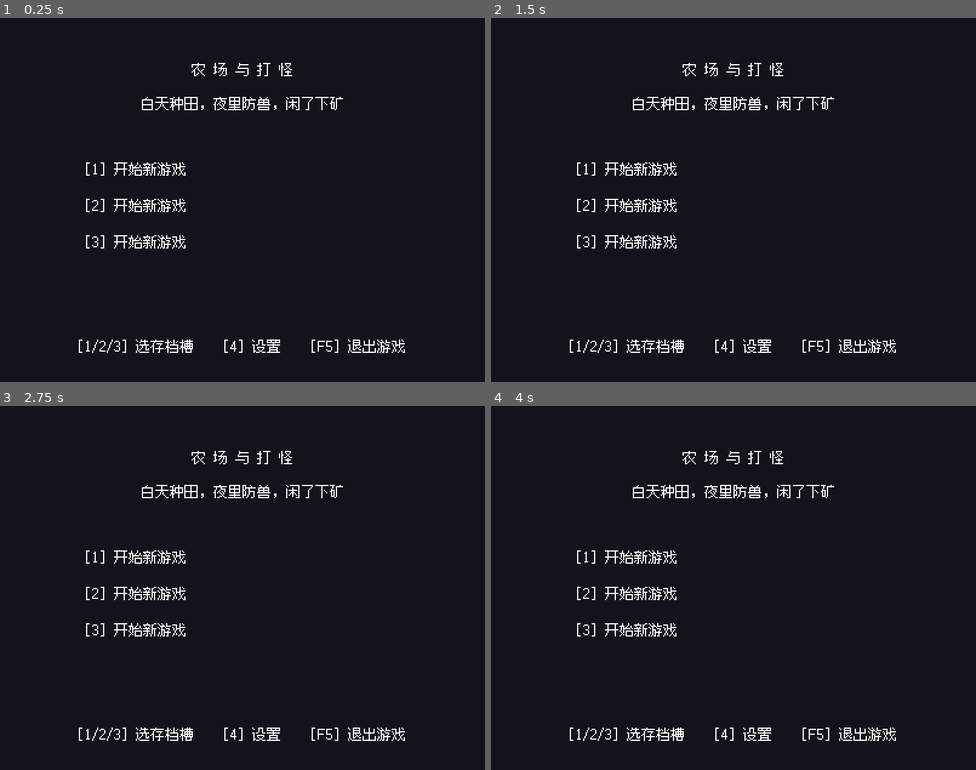
Above: before the commit, frames 1-4 (two rows, left to right).
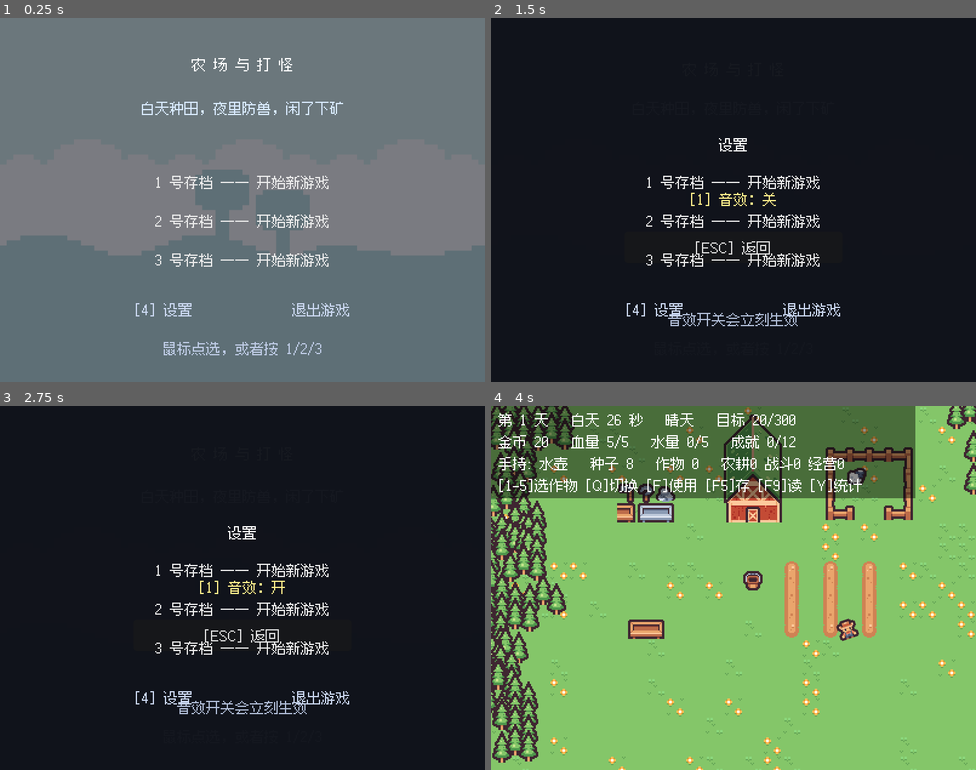
Above: after the commit, the same moments.

Repository: 01821/farm-fight-game
Game: Godot game, scene res://Scenes/Title/title.tscn
Same seed, same stepped clock (60 frames per second), same inputs: the game is played once before the commit and once after it. Sound files missing from this copy of the repository are replaced by a short silence.
Inputs (mouse positions are in pixels of both pictures, inside the frame that each line leads up to):
- Up to frame 1 (0.25 s): no input
- Up to frame 2 (1.5 s): click (655, 309) at 0.5 s, where only the run after the commit has a clickable "[4] 设置"; click (733, 200) at 1.25 s, where only the run after the commit has a clickable "[1] 音效：开"
- Up to frame 3 (2.75 s): click (242, 588) at 2 s, where only the run after the commit has a clickable "[1] 音效：关"
- Up to frame 4 (4 s): click (733, 635) at 2.75 s, where only the run after the commit has a clickable "[ESC] 返回"; tap Enter at 3.5 s; move the mouse to (840, 569) at 3.52 s; hold D (right) from 3.53 s (still down); hold Q (cycle_item) from 3.53 s (still down); click (840, 569) at 3.67 s; tap Space (jump) at 3.77 s

The runs differ from the first frame. In frame 1, 100% of the frame differs, in the area x 0-100%, y 0-100%; in frame 2, 4.0%; in frame 3, 4.0%; in frame 4, 98%.
Error after the commit: Invalid access to property or key 'navigation_polygon' on a base object of type 'null instance'. (res://Scripts/State/animal/move.gd:12)

Commit message:
feat(title): 标题界面重做 —— 真按钮能点、有背景、会动

Diff:
--- a/Scenes/Title/title.tscn
+++ b/Scenes/Title/title.tscn
@@ -1,71 +1,131 @@
-[gd_scene load_steps=2 format=3]
+[gd_scene load_steps=4 format=3]
 
 [ext_resource type="Script" path="res://Scripts/UI/title.gd" id="1_title"]
+[ext_resource type="Texture2D" path="res://Assets/kenney_pixel-platformer/tilemap-backgrounds_packed.png" id="2_bg"]
 
-; 标题界面。整块预建，脚本只切可见性和文本。
-; 配色刻意压暗，让底下那层农场绿不那么刺眼。
+; ⚠️ TextureRect **没有 region_rect**（那是 Sprite2D 的）。
+;    直接给它整张图集的话，三个主题（白天/沙漠/森林）会并排拉满屏，
+;    看起来是八条竖色带。只取其中一段要用 AtlasTexture。
+[sub_resource type="AtlasTexture" id="AtlasTexture_titlebg"]
+atlas = ExtResource("2_bg")
+region = Rect2(0, 0, 72, 72)
+
+; 标题界面。
+; ⚠️ 三个存档槽是**真正的 Button 节点**，不是 Label —— 鼠标能点、有悬停反馈。
+;    键盘（1/2/3）也照旧能用，两条路并存。
 [node name="Title" type="Control"]
 anchor_right = 1.0
 anchor_bottom = 1.0
 script = ExtResource("1_title")
 
-[node name="Backdrop" type="ColorRect" parent="."]
+; 背景：用背景图集左边那一段（浅蓝天 + 云 + 树 + 远山），
+; 整张拉满屏。之前这里是纯黑的，一眼就不像个游戏。
+[node name="Backdrop" type="TextureRect" parent="."]
 anchor_right = 1.0
 anchor_bottom = 1.0
-color = Color(0.07, 0.08, 0.11, 1)
+texture = SubResource("AtlasTexture_titlebg")
+expand_mode = 1
+; stretch_mode：0 = SCALE（拉满），1 = TILE（平铺）。
+; 之前写成 1，于是 72px 高的背景在 300px 高的屏幕里**平铺了四次**，
+; 看起来是四条一模一样的山丘横带。
+stretch_mode = 0
+
+; 压一层暗色，让白字读得清
+[node name="Shade" type="ColorRect" parent="."]
+anchor_right = 1.0
+anchor_bottom = 1.0
+color = Color(0.05, 0.06, 0.1, 0.55)
 
 [node name="GameTitle" type="Label" parent="."]
-offset_left = 40.0
-offset_top = 34.0
-offset_right = 360.0
-offset_bottom = 62.0
+offset_left = 30.0
+offset_top = 30.0
+offset_right = 370.0
+offset_bottom = 66.0
 theme_override_font_sizes/font_size = 12
 horizontal_alignment = 1
 text = "农 场 与 打 怪"
 
 [node name="SubTitle" type="Label" parent="."]
-offset_left = 40.0
-offset_top = 62.0
-offset_right = 360.0
-offset_bottom = 80.0
+offset_left = 30.0
+offset_top = 66.0
+offset_right = 370.0
+offset_bottom = 86.0
+theme_override_colors/font_color = Color(0.85, 0.92, 1, 1)
 theme_override_font_sizes/font_size = 12
 horizontal_alignment = 1
 text = "白天种田，夜里防兽，闲了下矿"
 
 [node name="Slots" type="Node" parent="."]
 
-[node name="Slot1" type="Label" parent="Slots"]
-offset_left = 70.0
-offset_top = 116.0
-offset_right = 330.0
-offset_bottom = 138.0
+[node name="Slot1" type="Button" parent="Slots"]
+offset_left = 80.0
+offset_top = 122.0
+offset_right = 320.0
+offset_bottom = 148.0
+theme_override_colors/font_color = Color(0.92, 0.92, 0.92, 1)
+theme_override_colors/font_hover_color = Color(1, 0.94, 0.55, 1)
+theme_override_colors/font_pressed_color = Color(1, 0.78, 0.3, 1)
 theme_override_font_sizes/font_size = 12
-text = "[1] 开始新游戏"
+text = "1 号存档"
+flat = true
 
-[node name="Slot2" type="Label" parent="Slots"]
-offset_left = 70.0
-offset_top = 146.0
-offset_right = 330.0
-offset_bottom = 168.0
+[node name="Slot2" type="Button" parent="Slots"]
+offset_left = 80.0
+offset_top = 154.0
+offset_right = 320.0
+offset_bottom = 180.0
+theme_override_colors/font_color = Color(0.92, 0.92, 0.92, 1)
+theme_override_colors/font_hover_color = Color(1, 0.94, 0.55, 1)
+theme_override_colors/font_pressed_color = Color(1, 0.78, 0.3, 1)
 theme_override_font_sizes/font_size = 12
-text = "[2] 开始新游戏"
+text = "2 号存档"
+flat = true
 
-[node name="Slot3" type="Label" parent="Slots"]
-offset_left = 70.0
-offset_top = 176.0
-offset_right = 330.0
-offset_bottom = 198.0
+[node name="Slot3" type="Button" parent="Slots"]
+offset_left = 80.0
+offset_top = 186.0
+offset_right = 320.0
+offset_bottom = 212.0
+theme_override_colors/font_color = Color(0.92, 0.92, 0.92, 1)
+theme_override_colors/font_hover_color = Color(1, 0.94, 0.55, 1)
+theme_override_colors/font_pressed_color = Color(1, 0.78, 0.3, 1)
 theme_override_font_sizes/font_size = 12
-text = "[3] 开始新游戏"
+text = "3 号存档"
+flat = true
+
+[node name="Bottom" type="Node" parent="."]
+
+[node name="SettingsButton" type="Button" parent="Bottom"]
+offset_left = 80.0
+offset_top = 228.0
+offset_right = 190.0
+offset_bottom = 250.0
+theme_override_colors/font_color = Color(0.8, 0.85, 0.95, 1)
+theme_override_colors/font_hover_color = Color(1, 0.94, 0.55, 1)
+theme_override_font_sizes/font_size = 12
+text = "[4] 设置"
+flat = true
+
+[node name="QuitButton" type="Button" parent="Bottom"]
+offset_left = 210.0
+offset_top = 228.0
+offset_right = 320.0
+offset_bottom = 250.0
+theme_override_colors/font_color = Color(0.8, 0.85, 0.95, 1)
+theme_override_colors/font_hover_color = Color(1, 0.75, 0.6, 1)
+theme_override_font_sizes/font_size = 12
+text = "退出游戏"
+flat = true
 
 [node name="Hint" type="Label" parent="."]
-offset_left = 40.0
-offset_top = 262.0
-offset_right = 360.0
-offset_bottom = 282.0
+offset_left = 20.0
+offset_top = 264.0
+offset_right = 380.0
+offset_bottom = 284.0
+theme_override_colors/font_color = Color(0.75, 0.8, 0.9, 1)
 theme_override_font_sizes/font_size = 12
 horizontal_alignment = 1
-text = "[1/2/3] 选存档槽    [4] 设置    [F5] 退出游戏"
+text = "鼠标点选，或者按 1/2/3"
 
 [node name="Settings" type="Control" parent="."]
 visible = false
@@ -79,26 +139,38 @@
 
 [node name="SettingsTitle" type="Label" parent="Settings"]
 offset_left = 60.0
-offset_top = 90.0
+offset_top = 96.0
 offset_right = 340.0
-offset_bottom = 112.0
+offset_bottom = 118.0
 theme_override_font_sizes/font_size = 12
 horizontal_alignment = 1
 text = "设置"
 
-[node name="SfxLabel" type="Label" parent="Settings"]
-offset_left = 100.0
-offset_top = 132.0
-offset_right = 300.0
-offset_bottom = 152.0
+[node name="SfxButton" type="Button" parent="Settings"]
+offset_left = 110.0
+offset_top = 136.0
+offset_right = 290.0
+offset_bottom = 162.0
+theme_override_colors/font_hover_color = Color(1, 0.94, 0.55, 1)
 theme_override_font_sizes/font_size = 12
 text = "[1] 音效：开"
+flat = true
+
+[node name="BackButton" type="Button" parent="Settings"]
+offset_left = 110.0
+offset_top = 176.0
+offset_right = 290.0
+offset_bottom = 202.0
+theme_override_colors/font_hover_color = Color(1, 0.94, 0.55, 1)
+theme_override_font_sizes/font_size = 12
+text = "[ESC] 返回"
 
 [node name="BackHint" type="Label" parent="Settings"]
-offset_left = 60.0
-offset_top = 200.0
-offset_right = 340.0
-offset_bottom = 220.0
+offset_left = 40.0
+offset_top = 240.0
+offset_right = 360.0
+offset_bottom = 260.0
+theme_override_colors/font_color = Color(0.7, 0.75, 0.85, 1)
 theme_override_font_sizes/font_size = 12
 horizontal_alignment = 1
-text = "[ESC] 返回"
+text = "音效开关会立刻生效"
--- a/Scripts/UI/title.gd
+++ b/Scripts/UI/title.gd
@@ -4,10 +4,9 @@
 ##
 ## ⚠️ 一条硬性约束：**这一版没有改变"直接跑 base_level 能玩"这件事**。
 ##    标题界面只是**额外的入口**，谁想直接开农场调试、跑测试，都照旧。
-##    所以 18 个测试套件不用跟着改，开发流程也没被打断。
 ##
-## 三个槽就是三个按钮：**有存档就继续，没存档就开新档** ——
-## 不用先选"新游戏/继续"再选槽，两步并成一步。
+## 交互上**鼠标和键盘并存**：三个槽是真 Button（能点、有悬停变色），
+## 1/2/3 也照旧能用 —— 键鼠两条路都通，玩家爱用哪个用哪个。
 
 const FARM_SCENE: String = "res://Scenes/base_level.tscn"
 
@@ -15,43 +14,75 @@
 var sfx_on: bool = true
 ## 设置面板开着没有
 var settings_open: bool = false
+## 三个槽的点击次数（测试用：鼠标点一下会 +1）
+var slot_click_count: Array[int] = [0, 0, 0]
 
 @onready var slots_root: Node = $Slots
+@onready var slot_buttons: Array[Button] = [$Slots/Slot1, $Slots/Slot2, $Slots/Slot3]
+@onready var settings_button: Button = $Bottom/SettingsButton
+@onready var quit_button: Button = $Bottom/QuitButton
 @onready var settings_panel: Control = $Settings
+@onready var sfx_button: Button = $Settings/SfxButton
+@onready var back_button: Button = $Settings/BackButton
+@onready var game_title: Label = $GameTitle
 @onready var hint: Label = $Hint
 
 func _ready() -> void:
 	sfx_on = not AudioServer.is_bus_mute(AudioServer.get_bus_index("Master"))
+	# 鼠标这条路：真按钮，按下就触发。键盘那条走 _unhandled_input。
+	for i in range(slot_buttons.size()):
+		slot_buttons[i].pressed.connect(_on_slot_pressed.bind(i + 1))
+	settings_button.pressed.connect(toggle_settings)
+	quit_button.pressed.connect(quit_game)
+	sfx_button.pressed.connect(toggle_sfx)
+	back_button.pressed.connect(toggle_settings)
 	_refresh_slots()
+	_refresh_settings()
 	settings_panel.visible = false
+	_start_title_bob()
+
+## 标题轻轻上下浮动。
+## **静止的一屏字和会动的界面，给人的感觉完全是两回事** ——
+## 这是我这一版最想补的东西：之前的标题界面就是一块黑底加几行不动的字。
+func _start_title_bob() -> void:
+	var base_y: float = game_title.position.y
+	var tw := create_tween().set_loops()
+	tw.tween_property(game_title, "position:y", base_y + 4.0, 1.6) \
+		.set_trans(Tween.TRANS_SINE).set_ease(Tween.EASE_IN_OUT)
+	tw.tween_property(game_title, "position:y", base_y, 1.6) \
+		.set_trans(Tween.TRANS_SINE).set_ease(Tween.EASE_IN_OUT)
+
+func _on_slot_pressed(slot: int) -> void:
+	if slot >= 1 and slot <= slot_click_count.size():
+		slot_click_count[slot - 1] += 1
+	choose_slot(slot)
 
 ## 把三个槽的摘要刷到界面上。
-## ⚠️ 这里**必须用自己的路径查询**，不能去找场景里的 SaveSystem ——
-##    标题界面里根本没有那个节点（它长在农场里），找的结果永远是 null，
-##    于是三个槽会一律显示"开始新游戏"，明明有存档也看不出来。
+## ⚠️ 必须用自己的路径查询，不能去找场景里的 SaveSystem ——
+##    标题界面里根本没有那个节点（它长在农场里），找的结果永远是 null。
 func _refresh_slots() -> void:
 	for i in range(1, SaveSystem.SLOT_COUNT + 1):
-		var label := slots_root.get_node_or_null("Slot%d" % i) as Label
-		if label == null:
+		var btn := slots_root.get_node_or_null("Slot%d" % i) as Button
+		if btn == null:
 			continue
-		var text: String = "[%d] " % i
+		var text: String = "%d 号存档 —— " % i
 		if slot_exists_direct(i):
 			var s: Dictionary = slot_summary_direct(i)
-			text += "继续 —— 第 %d 天 / %d 金" % [int(s.get("day", 1)), int(s.get("money", 0))]
+			text += "继续（第 %d 天 / %d 金）" % [int(s.get("day", 1)), int(s.get("money", 0))]
 			if not bool(s.get("ok", true)):
-				text += "（版本不符）"
+				text += " ⚠版本不符"
 		else:
 			text += "开始新游戏"
-		label.text = text
+		btn.text = text
 
 ## 当前槽的界面文本（测试直接读）
 func slot_text(i: int) -> String:
-	var label := slots_root.get_node_or_null("Slot%d" % i) as Label
-	return label.text if label != null else ""
+	if i < 1 or i > slot_buttons.size():
+		return ""
+	return slot_buttons[i - 1].text
 
 func settings_text() -> String:
-	var l := settings_panel.get_node_or_null("SfxLabel") as Label
-	return l.text if l != null else ""
+	return sfx_button.text if sfx_button != null else ""
 
 func slot_exists_direct(slot: int) -> bool:
 	return FileAccess.file_exists("user://farm_save_%d.json" % slot)
@@ -84,7 +115,6 @@
 		return ""
 	var existed: bool = slot_exists_direct(slot)
 	if not existed:
-		# 新档：把这个槽里可能残留的旧文件清掉，避免读到一半的旧数据
 		DirAccess.remove_absolute("user://farm_save_%d.json" % slot)
 	_write_slot_choice(slot)
 	print("[标题] ", "继续" if existed else "开新档", "：第 ", slot, " 号槽")
@@ -113,9 +143,8 @@
 	print("[标题] 音效 ", "开" if sfx_on else "关")
 
 func _refresh_settings() -> void:
-	var l := settings_panel.get_node_or_null("SfxLabel") as Label
-	if l != null:
-		l.text = "[1] 音效：%s" % ("开" if sfx_on else "关")
+	if sfx_button != null:
+		sfx_button.text = "[1] 音效：%s" % ("开" if sfx_on else "关")
 
 func quit_game() -> void:
 	print("[标题] 退出游戏")
@@ -141,7 +170,6 @@
 	elif event.is_action_pressed("seed_3"):
 		choose_slot(3)
 	elif event.is_action_pressed("quick_save"):
-		# F5 当"退出游戏"：标题界面里没有存/读的含义，别浪费这个键
 		quit_game()
 	else:
 		return
--- a/Tests/test_title.gd
+++ b/Tests/test_title.gd
@@ -51,14 +51,58 @@
 	_check("有三个存档槽", SaveSystem.SLOT_COUNT == 3)
 	var hint := _title.get_node("Hint") as Label
 	print("  INFO 提示行：", hint.text)
-	_check("提示行说明了操作", "[1/2/3]" in hint.text)
-	_check("提示行有设置", "设置" in hint.text)
-	_check("提示行有退出", "退出" in hint.text)
+	_check("提示行告诉玩家鼠标能点", "鼠标" in hint.text)
 
 	print("--- 没有存档时三个槽都是「新游戏」 ---")
 	for i in range(1, 4):
 		print("  INFO 槽", i, "：", _title.slot_text(i))
 		_check("槽 %d 显示开始新游戏" % i, "新游戏" in _title.slot_text(i))
+
+	print("--- 鼠标交互（这一版新加的）---")
+	var btns: Array[Button] = [_title.get_node("Slots/Slot1"), _title.get_node("Slots/Slot2"), _title.get_node("Slots/Slot3")]
+	var settings_btn := _title.get_node("Bottom/SettingsButton") as Button
+	var quit_btn := _title.get_node("Bottom/QuitButton") as Button
+	for i in range(btns.size()):
+		var b: Button = btns[i]
+		_check("槽 %d 是真正的 Button（不是 Label）" % (i + 1), b != null)
+		_check("槽 %d 鼠标点得中（mouse_filter 不是 IGNORE）" % (i + 1),
+			b.mouse_filter != Control.MOUSE_FILTER_IGNORE)
+		_check("槽 %d 的按下事件有人接" % (i + 1), b.pressed.get_connections().size() > 0)
+		_check("槽 %d 有悬停变色反馈" % (i + 1),
+			b.get_theme_color("font_hover_color") != b.get_theme_color("font_color"))
+	print("  INFO 设置按钮：", settings_btn.text, "；退出按钮：", quit_btn.text)
+	_check("设置也是可点的 Button", settings_btn != null and settings_btn.mouse_filter != Control.MOUSE_FILTER_IGNORE)
+	_check("退出也是可点的 Button", quit_btn != null and quit_btn.mouse_filter != Control.MOUSE_FILTER_IGNORE)
+	_check("设置按钮接了处理函数", settings_btn.pressed.get_connections().size() > 0)
+
+	# 真按一下（不触发切场景的那条路，免得测试节点被销毁）
+	var before_open: bool = _title.settings_open
+	settings_btn.emit_signal("pressed")
+	await _step(3)
+	print("  INFO 点设置按钮之后 settings_open = ", _title.settings_open)
+	_check("点设置按钮真的打开了设置", _title.settings_open != before_open)
+	settings_btn.emit_signal("pressed")
+	await _step(3)
+	_check("再点一下收起", _title.settings_open == before_open)
+
+	print("--- 标题是动的 ---")
+	# 不去数 Tween 对象（Tween 不是 Node，不在 children 里），
+	# 直接验**行为**：盯着它的 y 看一段时间，有没有在变。
+	var title_label := _title.get_node("GameTitle") as Label
+	var y_min: float = title_label.position.y
+	var y_max: float = title_label.position.y
+	for i in range(90):
+		await get_tree().process_frame
+		y_min = minf(y_min, title_label.position.y)
+		y_max = maxf(y_max, title_label.position.y)
+	print("  INFO 标题 y 在 ", snappedf(y_min, 0.1), " ~ ", snappedf(y_max, 0.1), " 之间浮动")
+	_check("标题会上下浮动（界面是活的）", y_max - y_min > 1.0)
+
+	print("--- 背景不再是纯黑 ---")
+	var backdrop := _title.get_node_or_null("Backdrop") as TextureRect
+	_check("标题界面有背景图", backdrop != null and backdrop.texture != null)
+	var shade := _title.get_node_or_null("Shade") as ColorRect
+	_check("压了一层暗色让白字读得清", shade != null and shade.color.a > 0.0)
 
 	print("--- 有存档时显示「继续」+ 摘要 ---")
 	# 手写一份最小存档，模拟玩家玩过
@@ -91,7 +135,6 @@
 	print("  INFO 槽3：", _title.slot_text(3))
 	_check("旧版本存档仍然算「继续」", "继续" in _title.slot_text(3))
 	_check("并且标出「版本不符」", "版本不符" in _title.slot_text(3))
-
 	print("--- 设置面板 ---")
 	_check("默认关着", not _title.settings_open)
 	_tap("seed_4")
